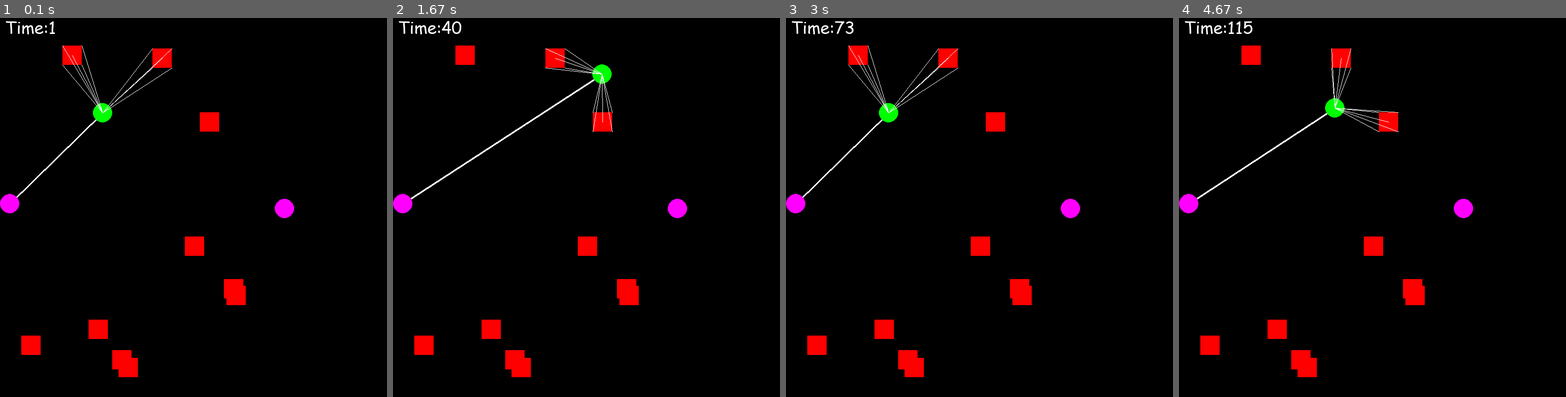
Above: before the commit, frames 1-4 (left to right).
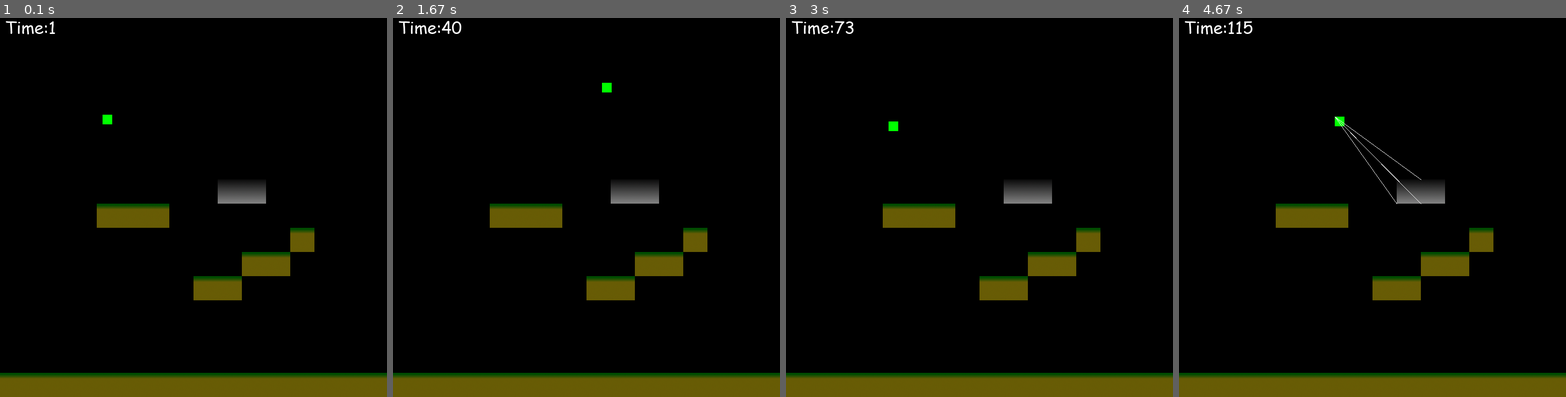
Above: after the commit, the same moments.

Repository: mh-Earth/pygame-world2
Game: pygame game, started from main-1.py
Two runs of this game, one before a commit and one after it. Both use one fixed random seed, a clock stepped at 60 frames per second and the inputs below.
Inputs:
- Up to frame 1 (0.1 s): no input
- Up to frame 2 (1.67 s): hold Right 0.33-0.8 s; hold Up 0.83-1.13 s; hold Right 1.17-1.63 s
- Up to frame 3 (3 s): hold Left 1.67-2.2 s; hold Down 2.23-2.53 s; hold Left 2.57-2.97 s
- Up to frame 4 (4.67 s): hold Up 3-3.37 s; hold Right 3.4-4.03 s; hold Down 4.07-4.43 s; hold Left from 4.47 s (still down)

The runs differ from the first frame. In frame 1, 13% of the frame differs, in the area x 0-100%, y 7-100%; in frame 2, 13%; in frame 3, 13%; in frame 4, 13%.

Commit message:
add level loader

Diff:
--- a/main-1.py
+++ b/main-1.py
@@ -21,7 +21,7 @@
 playerPositionX = 212
 playerPositionY = 212
 playerVelocityX = 0
-playerVelocityY = 0
+playerVelocityY = 2
 playerSize = 20
 playerSpeed = 10
 # !!!!!!!!!!!!!!!!!!!!!!!!!!!!!Food variables!!!!!!!!!!!!!!!!!!!!!!!!!!!!!!!!!
@@ -35,7 +35,7 @@
 
 foeAmount = 10
 minFoeDistaint = 150
-foeSize = 20
+foeSize = 25
 
 #Foe moving variables
 possiableWayX = random.randint(5,6)
@@ -55,12 +55,25 @@
 deflutgrideSize = 50
 # !!!!!!!!!!!!!!!!!!!!!!!!!!!!!Time variablse!!!!!!!!!!!!!!!!!!!!!!!!!!!!!!!!!
 a = 0
+# !!!!!!!!!!!!!!!!!!!!!!!!!!!!!!Load images!!!!!!!!!!!!!!!!!!!!!!!!!!!!!!!!!!!
+
+
+bg = pygame.image.load("bg.png")
+bg = pygame.transform.scale(bg, (screenWidth, screenHight))
+
+gress = pygame.image.load("gress.png")
+gress = pygame.transform.scale(gress, (deflutgrideSize, deflutgrideSize))
+
+solid = pygame.image.load("solid.png")
+solid = pygame.transform.scale(solid, (deflutgrideSize, deflutgrideSize))
+
+sky = pygame.image.load("sky.png")
+sky = pygame.transform.scale(sky, (deflutgrideSize, deflutgrideSize))
+
 # !!!!!!!!!!!!!!!!!!!!!!!!!!!!!Game variablse!!!!!!!!!!!!!!!!!!!!!!!!!!!!!!!!!
 # !!!!!!!!!!!!!!!!!!!!!!!!!!!!!Game variablse!!!!!!!!!!!!!!!!!!!!!!!!!!!!!!!!!
 # !!!!!!!!!!!!!!!!!!!!!!!!!!!!!Game variablse!!!!!!!!!!!!!!!!!!!!!!!!!!!!!!!!!
 # !!!!!!!!!!!!!!!!!!!!!!!!!!!!!Game variablse!!!!!!!!!!!!!!!!!!!!!!!!!!!!!!!!!
-# !!!!!!!!!!!!!!!!!!!!!!!!!!!!!Game variablse!!!!!!!!!!!!!!!!!!!!!!!!!!!!!!!!!
-# !!!!!!!!!!!!!!!!!!!!!!!!!!!!!Game variablse!!!!!!!!!!!!!!!!!!!!!!!!!!!!!!!!!
 
 
 
@@ -71,6 +84,8 @@
     foodList = foodGen()
     while ruuning:
         display.fill(black)
+        buildLevel(worldData=worldData)
+
         playerWindowArea()
         for event in pygame.event.get():
             if event.type == pygame.QUIT:
@@ -111,9 +126,10 @@
         playerPositionX += playerVelocityX
         playerPositionY += playerVelocityY
         player()
-        displayFood(foodList)
-        displayFoe(foeList,moveFoe=False,foeSheap='rect')
-        foeCollaition('rect')
+        # displayFood(foodList)
+        # displayFoe(foeList,moveFoe=False,foeSheap='rect')
+        # foeCollaition('rect')
+        blockCollaitions(worldData)
         text_screen(f'Time:{a}',white,10,10)
         a+=1
         # drawGride()
@@ -133,9 +149,9 @@
 # _______________
 
 def player():
-    playerFoodConncetion()
-
-    pygame.draw.circle(display, green, (playerPositionX,playerPositionY), playerSize, width=0)
+
+    # pygame.draw.circle(display, green, (playerPositionX,playerPositionY), playerSize, width=0)
+    pygame.draw.rect(display, green, (playerPositionX,playerPositionY,playerSize,playerSize), width=0)
 
 
 
@@ -204,6 +220,98 @@
         # pygame.draw.line(display, white, (playerPositionX,playerPositionY), (j[0],j[1]), width=1) #!importent
 
 
+
+def blockCollaitions(worldData):
+    global playerVelocityY
+    nearestFoe = []
+    for foePostions in worldData:
+        if abs(playerPositionX - foePostions[1]) < minFoeDistaint and abs(playerPositionY - foePostions[2]) < minFoeDistaint:
+
+            distUpLeft = calculateDistance(playerPositionX,playerPositionY,foePostions[1],foePostions[2])
+
+            distMid = calculateDistance(playerPositionX,playerPositionY,foePostions[1]+foeSize,foePostions[2]+foeSize)
+
+            distUpRight = calculateDistance(playerPositionX,playerPositionY,foePostions[1]+foeSize*2,foePostions[2])
+
+            distDownLeft = calculateDistance(playerPositionX,playerPositionY,foePostions[1],foePostions[2]+foeSize*2)
+
+            distDwonRight = calculateDistance(playerPositionX,playerPositionY,foePostions[1]+foeSize*2,foePostions[2]+foeSize*2)
+
+            # Shoe rect foe connections.........
+            pygame.draw.line(display, white, (playerPositionX,playerPositionY), (foePostions[1],foePostions[2]), width=1)
+
+            pygame.draw.line(display, white, (playerPositionX,playerPositionY), (foePostions[1]+foeSize,foePostions[2]+foeSize), width=1)
+
+            pygame.draw.line(display, white, (playerPositionX,playerPositionY), (foePostions[1]+foeSize*2,foePostions[2]), width=1)
+
+            pygame.draw.line(display, white, (playerPositionX,playerPositionY), (foePostions[1],foePostions[2]+foeSize*2), width=1)
+
+            pygame.draw.line(display, white, (playerPositionX,playerPositionY), (foePostions[1]+foeSize*2,foePostions[2]+foeSize*2), width=1)
+
+
+            # 1 Find the nearest node
+            NfoeInto = []
+            NfoeInto.append(distMid)
+            NfoeInto.append(foePostions[1])
+            NfoeInto.append(foePostions[2])
+            nearestFoe.append(NfoeInto)
+
+            #storing all collection dist
+            collectionDist = []
+            collectionDist.append(distUpLeft)
+            collectionDist.append(distDwonRight)
+            collectionDist.append(distMid)
+            collectionDist.append(distUpRight)
+            collectionDist.append(distDownLeft)
+
+            # sorting the collectionDist
+            collectionDist.sort()
+            # print(dist)
+            lowerPoint = playerSize + foeSize
+            # print(lowerPoint,distUpLeft,distMid,distUpRight)
+            if distMid <= lowerPoint:
+                # print(collectionDist[0])
+                pygame.draw.circle(display, red, (playerPositionX,playerPositionY), playerSize, width=0)
+                playerVelocityY = 0
+
+                if distUpLeft < playerSize+foeSize/2:
+                    pygame.draw.circle(display, red, (playerPositionX,playerPositionY), playerSize, width=0)
+
+                if distUpRight < playerSize+foeSize/2:
+                    pygame.draw.circle(display, red, (playerPositionX,playerPositionY), playerSize, width=0)
+
+                if distDownLeft < playerSize+foeSize/2:
+                    pygame.draw.circle(display, red, (playerPositionX,playerPositionY), playerSize, width=0)
+
+                if distDwonRight < playerSize+foeSize/2:
+                    pygame.draw.circle(display, red, (playerPositionX,playerPositionY), playerSize, width=0)
+
+            if distMid >= int(lowerPoint)+2:
+                if distUpLeft < playerSize:
+                    pygame.draw.circle(display, red, (playerPositionX,playerPositionY), playerSize, width=0)
+
+                if distUpRight < playerSize:
+                    pygame.draw.circle(display, red, (playerPositionX,playerPositionY), playerSize, width=0)
+
+                if distDownLeft < playerSize:
+                    pygame.draw.circle(display, red, (playerPositionX,playerPositionY), playerSize, width=0)
+
+                if distDwonRight < playerSize:
+                    pygame.draw.circle(display, red, (playerPositionX,playerPositionY), playerSize, width=0)
+
+    nearestFoe.sort()
+    try:
+        # print(nearestFoe[0])
+        pass
+        # pygame.draw.line(display, white, (playerPositionX,playerPositionY), (nearestFoe[0][1],nearestFoe[0][2]), width=1)
+    except IndexError:
+        pass
+    return nearestFoe.sort()
+
+    pass
+
+
+
 def foeCollaition(foeSheap):
     global foeList
     nearestFoe = []
@@ -314,17 +422,11 @@
 
 
 
-
-
-
-
-
-
-
 def displayFood(foodList):
-    pygame.draw.circle(display, pink, (FoodPositionX,FoodPositionY), foeSize, width=0)
+    playerFoodConncetion()
+    pygame.draw.circle(display, pink, (FoodPositionX,FoodPositionY), foodSize, width=0)
     for j in foodList:
-        pygame.draw.circle(display, pink, (j[0],j[1]), foeSize, width=0)
+        pygame.draw.circle(display, pink, (j[0],j[1]), foodSize, width=0)
 
 
 
@@ -386,5 +488,70 @@
 
 
 
+
+def buildLevel(worldData=list):
+
+    for item in worldData:
+        display.blit(item[0],(item[1],item[2]))
+
+def loadLevel(levedata=list):
+    worldData = []
+    rowNumber = 0
+    for row in levedata:
+        for index, gride in enumerate(row):
+
+            if gride == 1:
+                sg = []
+                sg.append(gress)
+                sg.append((index)*deflutgrideSize)
+                sg.append(rowNumber)
+                worldData.append(sg)
+
+            elif gride == 2:
+                sg = []
+                sg.append(solid)
+                sg.append((index)*deflutgrideSize)
+                sg.append(rowNumber)
+                worldData.append(sg)
+
+            elif gride == 3:
+                sg = []
+                sg.append(sky)
+                sg.append((index)*deflutgrideSize)
+                sg.append(rowNumber)
+                worldData.append(sg)
+        rowNumber += deflutgrideSize
+
+    return worldData
+
+# !!!!!!!!!!!!!!!!!!!!!!!!!!!!!Level variablse!!!!!!!!!!!!!!!!!!!!!!!!!!!!!!!!!
+level1 = [
+            [0,0,0,0,0,0,0,0,0,0,0,0,0,0,0,0],
+            [0,0,0,0,0,0,0,0,0,0,0,0,0,0,0,0],
+            [0,0,0,0,0,0,0,0,0,0,0,0,0,0,0,0],
+            [0,0,0,0,0,0,0,0,0,0,0,0,0,0,0,0],
+            [0,0,0,0,0,0,0,0,0,0,0,0,0,0,0,0],
+            [0,0,0,0,0,0,0,0,0,0,0,0,0,0,0,0],
+            [0,0,0,0,0,0,0,0,0,0,0,0,0,0,0,0],
+            [0,0,0,0,0,0,0,0,0,2,2,0,0,0,0,0],
+            [0,0,0,0,1,1,1,0,0,0,0,0,0,0,0,0],
+            [0,0,0,0,0,0,0,0,0,0,0,0,1,0,0,0],
+            [0,0,0,0,0,0,0,0,0,0,1,1,0,0,0,0],
+            [0,0,0,0,0,0,0,0,1,1,0,0,0,0,0,0],
+            [0,0,0,0,0,0,0,0,0,0,0,0,0,0,0,0],
+            [0,0,0,0,0,0,0,0,0,0,0,0,0,0,0,0],
+            [0,0,0,0,0,0,0,0,0,0,0,0,0,0,0,0],
+            [1,1,1,1,1,1,1,1,1,1,1,1,1,1,1,1]
+        ]
+
+worldData = loadLevel(level1)
+
+def jump():
+    global playerVelocityY,playerPositionY,jumpNow,jumpSpeed,jumpTakeOffposition,jumpTime
+
+
+
+
+
 if __name__ == "__main__":
     main()
